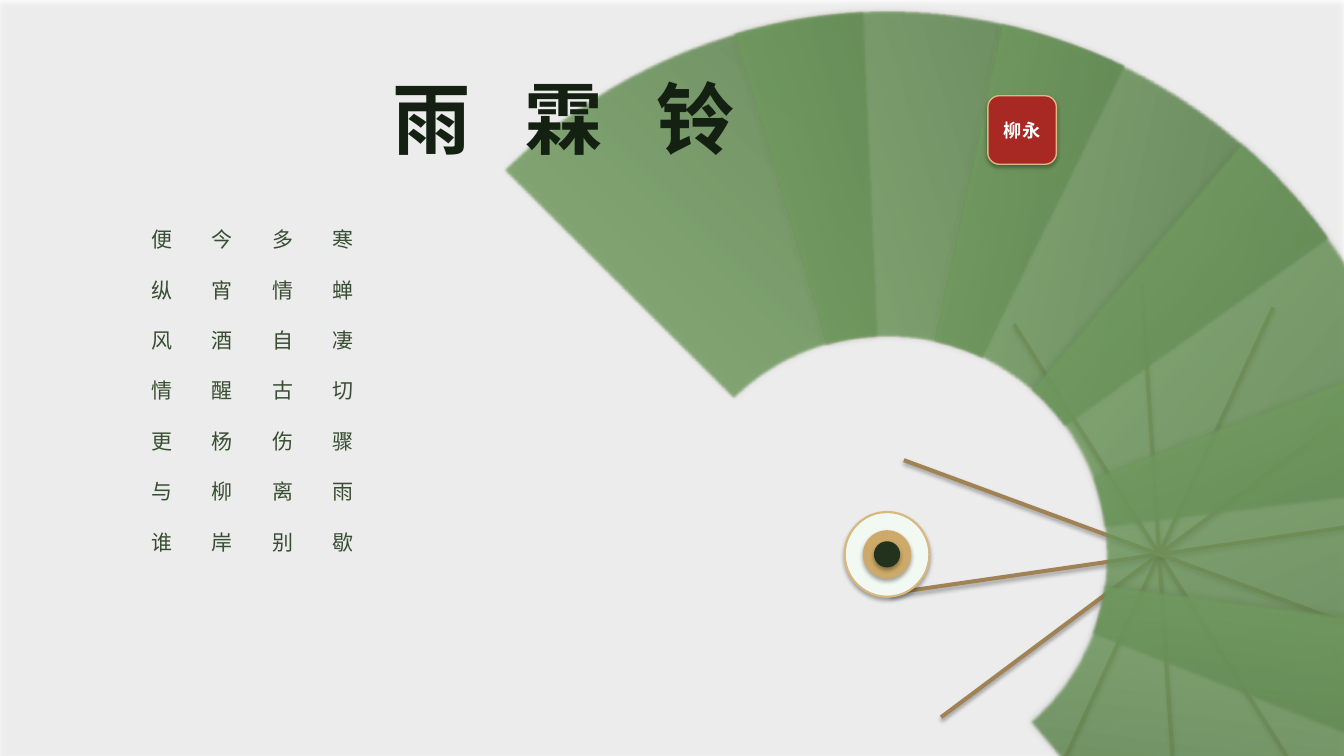
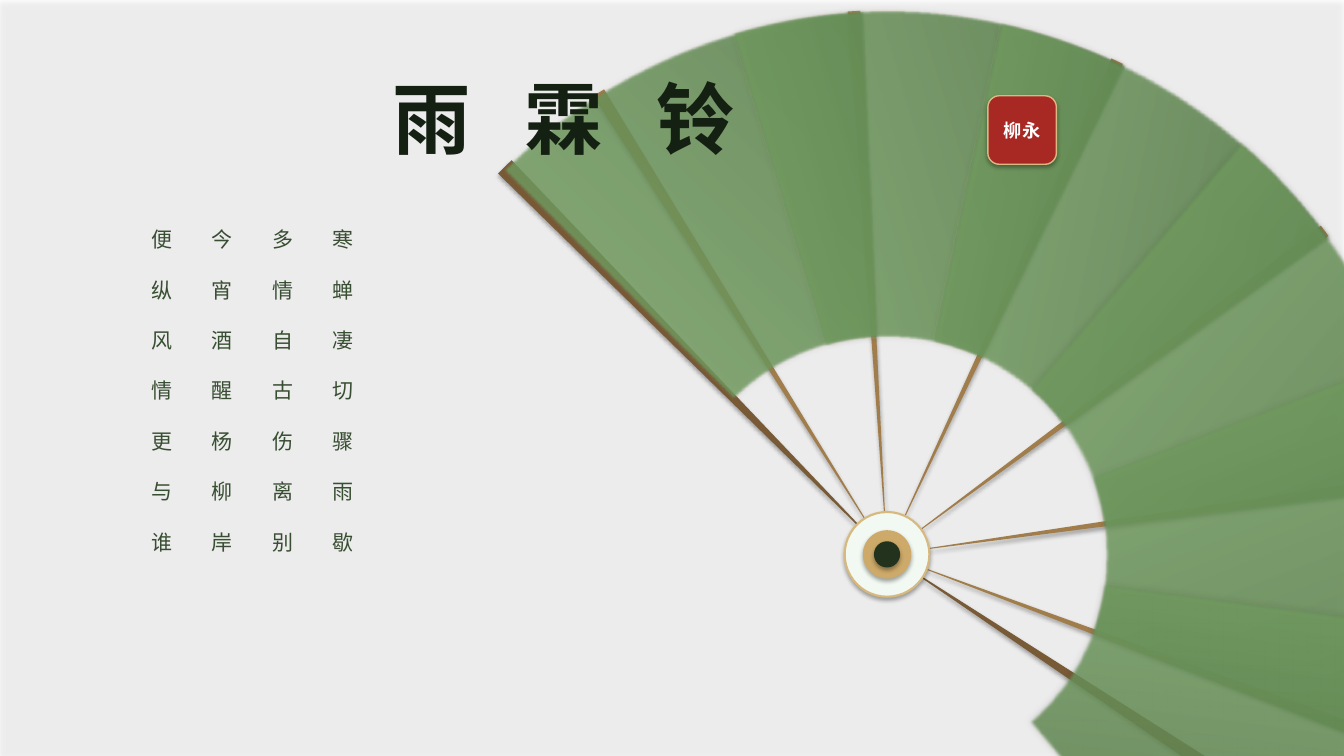
Before and after one commit to mo9652962-ai/second-brain, a slide deck: slide 2 of knowledge/Productivity/Fan_Native_Master.pptx. Drawn at 1344x756 pixels with LibreOffice and Linux fonts; fonts in the diff are those of the drawing; background and template pictures are left out. Boxes give left, top, right and bottom in pixels: in the first picture for what was removed or moved away, otherwise in the second. Text is boxed around its words. In the diff, an @@ line names an element or a change of style, - is before the commit and + after.

```diff
--- a/knowledge/Productivity/Fan_Native_Master.pptx
+++ b/knowledge/Productivity/Fan_Native_Master.pptx
@@ pie slice (boxed as its full ellipse) added at bbox=[117, 0, 1344, 756], fill #785A37 @@
@@ pie slice (boxed as its full ellipse) added at bbox=[125, 0, 1344, 756], fill #A07D4B @@
@@ pie slice (boxed as its full ellipse) added at bbox=[135, 0, 1344, 756], fill #A07D4B @@
@@ pie slice (boxed as its full ellipse) added at bbox=[136, 0, 1344, 756], fill #785A37 @@
@@ pie slice (boxed as its full ellipse) added at bbox=[167, 0, 1344, 756], fill #A07D4B @@
@@ pie slice (boxed as its full ellipse) added at bbox=[190, 0, 1344, 756], fill #A07D4B @@
@@ pie slice (boxed as its full ellipse) added at bbox=[268, 0, 1344, 756], fill #A07D4B @@
@@ pie slice (boxed as its full ellipse) added at bbox=[305, 0, 1344, 756], fill #A07D4B @@
@@ rectangle removed at bbox=[1139, 283, 1180, 756] @@
@@ rectangle removed at bbox=[1013, 323, 1306, 756] @@
@@ rectangle removed at bbox=[1043, 307, 1276, 756] @@
@@ rectangle removed at bbox=[940, 390, 1344, 719] @@
@@ rectangle removed at bbox=[903, 459, 1344, 650] @@
@@ rectangle removed at bbox=[890, 514, 1344, 595] @@
```
Also in this commit, not shown: 1 other slide changed, 4 other files.
